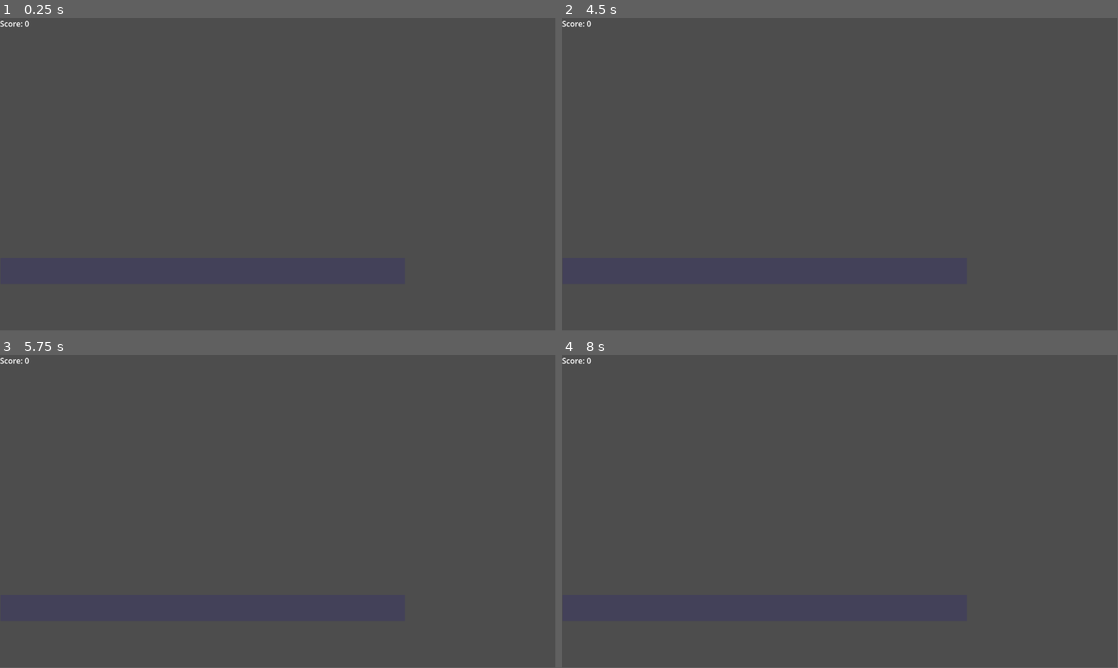
Above: before the commit, frames 1-4 (two rows, left to right).
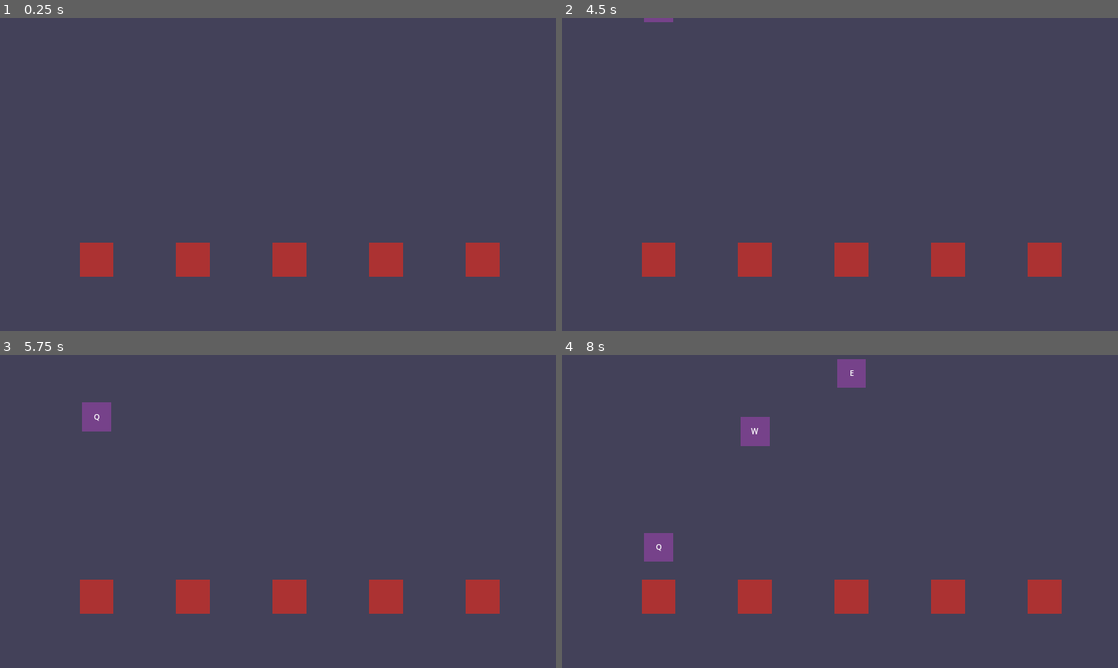
Above: after the commit, the same moments.

Repository: Yuri-amaralsantos/gameRitmo
Game: Godot game, scene res://Scenes/scene_test/scene_test.tscn
Same seed, same stepped clock (60 frames per second), same inputs: the game is played once before the commit and once after it. Before the commit the project starts from res://Scenes/main.tscn.
Inputs:
- Up to frame 1 (0.25 s): no input
- Up to frame 2 (4.5 s): tap Enter at 0.5, 2, 3.5 s; tap Space at 1.25, 2.75, 4.25 s
- Up to frame 3 (5.75 s): no input
- Up to frame 4 (8 s): no input
In our replay, the window is 799x449 before the commit and 800x450 after it. These sizes can differ from the game's own. Grey fills any space a smaller window leaves; there, only what the larger window draws over its background counts as a difference.

The runs differ from the first frame. In frame 1, 3.4% of the frame differs, in the area x 0-90%, y 0-83%; in frame 2, 3.4%; in frame 3, 3.9%; in frame 4, 4.8%.
Error before the commit: Cannot call method 'instantiate' on a null value. (res://Scripts/main.gd:27)

Commit message:
sistema base feito

Diff:
--- /dev/null
+++ b/Autoloads/game_manager.gd
@@ -0,0 +1,6 @@
+extends Node
+
+var note_fall_speed = 120
+
+func note_on_area(area_number: int) -> void:
+	pass
--- /dev/null
+++ b/Autoloads/scene_manager.gd
@@ -0,0 +1,11 @@
+extends Node
+
+
+# Called when the node enters the scene tree for the first time.
+func _ready() -> void:
+	pass # Replace with function body.
+
+
+# Called every frame. 'delta' is the elapsed time since the previous frame.
+func _process(delta: float) -> void:
+	pass
--- /dev/null
+++ b/Autoloads/score_manager.gd
@@ -0,0 +1,11 @@
+extends Node
+
+
+# Called when the node enters the scene tree for the first time.
+func _ready() -> void:
+	pass # Replace with function body.
+
+
+# Called every frame. 'delta' is the elapsed time since the previous frame.
+func _process(delta: float) -> void:
+	pass
--- /dev/null
+++ b/Autoloads/signal_manager.gd
@@ -0,0 +1,11 @@
+extends Node
+
+
+# Called when the node enters the scene tree for the first time.
+func _ready() -> void:
+	pass # Replace with function body.
+
+
+# Called every frame. 'delta' is the elapsed time since the previous frame.
+func _process(delta: float) -> void:
+	pass
--- a/Scenes/main.tscn
+++ b/Scenes/main.tscn
@@ -1,8 +1,9 @@
 [gd_scene load_steps=5 format=3 uid="uid://yuos50rlc781"]
 
 [ext_resource type="Script" path="res://Scripts/main.gd" id="1_gd6wj"]
-[ext_resource type="PackedScene" uid="uid://23hfx5yy3rgk" path="res://Scenes/letter.tscn" id="2_lvdhl"]
+[ext_resource type="PackedScene" path="res://Scenes/letter.tscn" id="2_lvdhl"]
 [ext_resource type="Texture2D" uid="uid://dlh8e7ojcbm1m" path="res://Assets/Background/sprite.jpg" id="3_deukd"]
+
 
 [sub_resource type="RectangleShape2D" id="RectangleShape2D_odbgk"]
 size = Vector2(842.5, 83)
--- /dev/null
+++ b/Scenes/note/note.gd
@@ -0,0 +1,6 @@
+extends Area2D
+
+class_name Note
+
+func _process(delta: float) -> void:
+	position.y += GameManager.note_fall_speed * delta
--- /dev/null
+++ b/Scenes/note/note.tscn
@@ -0,0 +1,26 @@
+[gd_scene load_steps=4 format=3 uid="uid://xdv0ws6i2gxw"]
+
+[ext_resource type="Script" path="res://Scenes/note/note.gd" id="1_xgowx"]
+[ext_resource type="Texture2D" uid="uid://yhtkysiaw6oi" path="res://Assets/note_container/note_sprite_temp.png" id="2_5htrl"]
+
+[sub_resource type="RectangleShape2D" id="RectangleShape2D_ocvah"]
+size = Vector2(60, 60)
+
+[node name="Note" type="Area2D" groups=["note"]]
+script = ExtResource("1_xgowx")
+
+[node name="Note" type="Sprite2D" parent="."]
+texture = ExtResource("2_5htrl")
+
+[node name="CollisionShape2D" type="CollisionShape2D" parent="."]
+shape = SubResource("RectangleShape2D_ocvah")
+
+[node name="Label" type="Label" parent="."]
+anchors_preset = 15
+anchor_right = 1.0
+anchor_bottom = 1.0
+grow_horizontal = 2
+grow_vertical = 2
+size_flags_horizontal = 0
+size_flags_vertical = 8
+text = "[NoteKey]"
--- /dev/null
+++ b/Scenes/note/note_1.tscn
@@ -0,0 +1,8 @@
+[gd_scene load_steps=2 format=3 uid="uid://0hvf3eslwli"]
+
+[ext_resource type="PackedScene" uid="uid://xdv0ws6i2gxw" path="res://Scenes/note/note.tscn" id="1_5arln"]
+
+[node name="Note1" instance=ExtResource("1_5arln")]
+
+[node name="Label" parent="." index="2"]
+text = "Q"
--- /dev/null
+++ b/Scenes/note/note_2.tscn
@@ -0,0 +1,8 @@
+[gd_scene load_steps=2 format=3 uid="uid://bjtk88xtvkqrj"]
+
+[ext_resource type="PackedScene" uid="uid://xdv0ws6i2gxw" path="res://Scenes/note/note.tscn" id="1_rufc6"]
+
+[node name="Note2" instance=ExtResource("1_rufc6")]
+
+[node name="Label" parent="." index="2"]
+text = "W"
--- /dev/null
+++ b/Scenes/note/note_3.tscn
@@ -0,0 +1,8 @@
+[gd_scene load_steps=2 format=3 uid="uid://bpw2jlj4yv53r"]
+
+[ext_resource type="PackedScene" uid="uid://xdv0ws6i2gxw" path="res://Scenes/note/note.tscn" id="1_kefb3"]
+
+[node name="Note3" instance=ExtResource("1_kefb3")]
+
+[node name="Label" parent="." index="2"]
+text = "E"
--- /dev/null
+++ b/Scenes/note/note_4.tscn
@@ -0,0 +1,8 @@
+[gd_scene load_steps=2 format=3 uid="uid://fpbv7phakx60"]
+
+[ext_resource type="PackedScene" uid="uid://xdv0ws6i2gxw" path="res://Scenes/note/note.tscn" id="1_b0ixx"]
+
+[node name="Note4" instance=ExtResource("1_b0ixx")]
+
+[node name="Label" parent="." index="2"]
+text = "R"
--- /dev/null
+++ b/Scenes/note/note_5.tscn
@@ -0,0 +1,8 @@
+[gd_scene load_steps=2 format=3 uid="uid://3xlvrh6ahrc3"]
+
+[ext_resource type="PackedScene" uid="uid://xdv0ws6i2gxw" path="res://Scenes/note/note.tscn" id="1_teumf"]
+
+[node name="Note5" instance=ExtResource("1_teumf")]
+
+[node name="Label" parent="." index="2"]
+text = "T"
--- /dev/null
+++ b/Scenes/note_area/note_area.gd
@@ -0,0 +1,24 @@
+extends Area2D
+
+@export var area_number: int
+
+var is_on_area: bool = false
+var stored_area: Area2D
+
+func _process(delta: float) -> void:
+	on_key_pressed()
+
+func on_key_pressed() -> void:
+	if is_on_area and Input.is_action_just_pressed("KeyNote%s" % area_number):
+		if stored_area != null:
+			stored_area.queue_free()
+
+func _on_area_entered(area: Area2D) -> void:
+	if area.is_in_group("note"):
+		is_on_area = true
+		stored_area = area
+
+func _on_area_exited(area: Area2D) -> void:
+	if area.is_in_group("note"):
+		is_on_area = false
+		stored_area = null
--- /dev/null
+++ b/Scenes/note_area/note_area.tscn
@@ -0,0 +1,19 @@
+[gd_scene load_steps=4 format=3 uid="uid://b572r5ogjp4eh"]
+
+[ext_resource type="Script" path="res://Scenes/note_area/note_area.gd" id="1_r0v7h"]
+[ext_resource type="Texture2D" uid="uid://dryd03p3qd110" path="res://Assets/note_container/note_contaiter_temp.png" id="1_vn4qp"]
+
+[sub_resource type="RectangleShape2D" id="RectangleShape2D_lripu"]
+size = Vector2(70, 50)
+
+[node name="NoteArea" type="Area2D"]
+script = ExtResource("1_r0v7h")
+
+[node name="Sprite2D" type="Sprite2D" parent="."]
+texture = ExtResource("1_vn4qp")
+
+[node name="CollisionShape2D" type="CollisionShape2D" parent="."]
+shape = SubResource("RectangleShape2D_lripu")
+
+[connection signal="area_entered" from="." to="." method="_on_area_entered"]
+[connection signal="area_exited" from="." to="." method="_on_area_exited"]
--- /dev/null
+++ b/Scenes/note_area/note_area_1.tscn
@@ -0,0 +1,6 @@
+[gd_scene load_steps=2 format=3 uid="uid://cyl0odtldacyn"]
+
+[ext_resource type="PackedScene" uid="uid://b572r5ogjp4eh" path="res://Scenes/note_area/note_area.tscn" id="1_2x0qx"]
+
+[node name="NoteArea1" instance=ExtResource("1_2x0qx")]
+area_number = 1
--- /dev/null
+++ b/Scenes/note_area/note_area_2.tscn
@@ -0,0 +1,6 @@
+[gd_scene load_steps=2 format=3 uid="uid://thyr50aoakkw"]
+
+[ext_resource type="PackedScene" uid="uid://b572r5ogjp4eh" path="res://Scenes/note_area/note_area.tscn" id="1_3tt41"]
+
+[node name="NoteArea2" instance=ExtResource("1_3tt41")]
+area_number = 2
--- /dev/null
+++ b/Scenes/note_area/note_area_3.tscn
@@ -0,0 +1,6 @@
+[gd_scene load_steps=2 format=3 uid="uid://cwv8ovfgxrrla"]
+
+[ext_resource type="PackedScene" uid="uid://b572r5ogjp4eh" path="res://Scenes/note_area/note_area.tscn" id="1_b252p"]
+
+[node name="NoteArea3" instance=ExtResource("1_b252p")]
+area_number = 3
--- /dev/null
+++ b/Scenes/note_area/note_area_4.tscn
@@ -0,0 +1,6 @@
+[gd_scene load_steps=2 format=3 uid="uid://duuiglsbmiskm"]
+
+[ext_resource type="PackedScene" uid="uid://b572r5ogjp4eh" path="res://Scenes/note_area/note_area.tscn" id="1_evocb"]
+
+[node name="NoteArea4" instance=ExtResource("1_evocb")]
+area_number = 4
--- /dev/null
+++ b/Scenes/note_area/note_area_5.tscn
@@ -0,0 +1,6 @@
+[gd_scene load_steps=2 format=3 uid="uid://chkwuc7iw28gx"]
+
+[ext_resource type="PackedScene" uid="uid://b572r5ogjp4eh" path="res://Scenes/note_area/note_area.tscn" id="1_f4d4i"]
+
+[node name="NoteArea5" instance=ExtResource("1_f4d4i")]
+area_number = 5
--- /dev/null
+++ b/Scenes/scene_test/scene_test.gd
@@ -0,0 +1,50 @@
+extends Node2D
+
+const NOTE_1: PackedScene = preload("res://Scenes/note/note_1.tscn")
+const NOTE_2: PackedScene = preload("res://Scenes/note/note_2.tscn")
+const NOTE_3: PackedScene = preload("res://Scenes/note/note_3.tscn")
+const NOTE_4: PackedScene = preload("res://Scenes/note/note_4.tscn")
+const NOTE_5: PackedScene = preload("res://Scenes/note/note_5.tscn")
+
+@onready var marker_note_area_1: Marker2D = $NoteSpawnerContainer/MarkerNoteArea1
+@onready var marker_note_area_2: Marker2D = $NoteSpawnerContainer/MarkerNoteArea2
+@onready var marker_note_area_3: Marker2D = $NoteSpawnerContainer/MarkerNoteArea3
+@onready var marker_note_area_4: Marker2D = $NoteSpawnerContainer/MarkerNoteArea4
+@onready var marker_note_area_5: Marker2D = $NoteSpawnerContainer/MarkerNoteArea5
+
+@onready var timer_note_1: Timer = $TimerContainer/TimerNote1
+@onready var timer_note_2: Timer = $TimerContainer/TimerNote2
+@onready var timer_note_3: Timer = $TimerContainer/TimerNote3
+@onready var timer_note_4: Timer = $TimerContainer/TimerNote4
+@onready var timer_note_5: Timer = $TimerContainer/TimerNote5
+
+@onready var note_container: Node2D = $NoteContainer
+
+
+func _ready() -> void:
+	pass # Replace with function body.
+
+func _process(delta: float) -> void:
+	pass
+
+
+func instantiate_new_note(pos: Vector2, note: PackedScene) -> void:
+	var new_note: Note = note.instantiate()
+	new_note.position = pos
+	note_container.add_child(new_note)
+
+
+func _on_timer_note_1_timeout() -> void:
+	instantiate_new_note(marker_note_area_1.position, NOTE_1)
+
+func _on_timer_note_2_timeout() -> void:
+	instantiate_new_note(marker_note_area_2.position, NOTE_2)
+
+func _on_timer_note_3_timeout() -> void:
+	instantiate_new_note(marker_note_area_3.position, NOTE_3)
+
+func _on_timer_note_4_timeout() -> void:
+	instantiate_new_note(marker_note_area_4.position, NOTE_4)
+
+func _on_timer_note_5_timeout() -> void:
+	instantiate_new_note(marker_note_area_5.position, NOTE_5)
--- /dev/null
+++ b/Scenes/scene_test/scene_test.tscn
@@ -0,0 +1,81 @@
+[gd_scene load_steps=8 format=3 uid="uid://b2nnqlso52w8i"]
+
+[ext_resource type="Texture2D" uid="uid://dlh8e7ojcbm1m" path="res://Assets/Background/sprite.jpg" id="1_6824p"]
+[ext_resource type="Script" path="res://Scenes/scene_test/scene_test.gd" id="1_hu4i4"]
+[ext_resource type="PackedScene" uid="uid://cyl0odtldacyn" path="res://Scenes/note_area/note_area_1.tscn" id="3_y0nss"]
+[ext_resource type="PackedScene" uid="uid://thyr50aoakkw" path="res://Scenes/note_area/note_area_2.tscn" id="4_0ycp4"]
+[ext_resource type="PackedScene" uid="uid://cwv8ovfgxrrla" path="res://Scenes/note_area/note_area_3.tscn" id="5_vdb0a"]
+[ext_resource type="PackedScene" uid="uid://duuiglsbmiskm" path="res://Scenes/note_area/note_area_4.tscn" id="6_ikuik"]
+[ext_resource type="PackedScene" uid="uid://chkwuc7iw28gx" path="res://Scenes/note_area/note_area_5.tscn" id="7_62hwe"]
+
+[node name="SceneTest" type="Node2D"]
+script = ExtResource("1_hu4i4")
+
+[node name="BG" type="Sprite2D" parent="."]
+scale = Vector2(36.0313, 20.3438)
+texture = ExtResource("1_6824p")
+centered = false
+
+[node name="NoteAreaContainer" type="Node2D" parent="."]
+
+[node name="NoteArea1" parent="NoteAreaContainer" instance=ExtResource("3_y0nss")]
+position = Vector2(200, 500)
+
+[node name="NoteArea2" parent="NoteAreaContainer" instance=ExtResource("4_0ycp4")]
+position = Vector2(400, 500)
+
+[node name="NoteArea3" parent="NoteAreaContainer" instance=ExtResource("5_vdb0a")]
+position = Vector2(600, 500)
+
+[node name="NoteArea4" parent="NoteAreaContainer" instance=ExtResource("6_ikuik")]
+position = Vector2(800, 500)
+
+[node name="NoteArea5" parent="NoteAreaContainer" instance=ExtResource("7_62hwe")]
+position = Vector2(1000, 500)
+
+[node name="NoteSpawnerContainer" type="Node2D" parent="."]
+
+[node name="MarkerNoteArea1" type="Marker2D" parent="NoteSpawnerContainer"]
+position = Vector2(200, -80)
+
+[node name="MarkerNoteArea2" type="Marker2D" parent="NoteSpawnerContainer"]
+position = Vector2(400, -80)
+
+[node name="MarkerNoteArea3" type="Marker2D" parent="NoteSpawnerContainer"]
+position = Vector2(600, -80)
+
+[node name="MarkerNoteArea4" type="Marker2D" parent="NoteSpawnerContainer"]
+position = Vector2(800, -80)
+
+[node name="MarkerNoteArea5" type="Marker2D" parent="NoteSpawnerContainer"]
+position = Vector2(1000, -80)
+
+[node name="NoteContainer" type="Node2D" parent="."]
+
+[node name="TimerContainer" type="Node2D" parent="."]
+
+[node name="TimerNote1" type="Timer" parent="TimerContainer"]
+wait_time = 4.0
+autostart = true
+
+[node name="TimerNote2" type="Timer" parent="TimerContainer"]
+wait_time = 6.0
+autostart = true
+
+[node name="TimerNote3" type="Timer" parent="TimerContainer"]
+wait_time = 7.0
+autostart = true
+
+[node name="TimerNote4" type="Timer" parent="TimerContainer"]
+wait_time = 8.0
+autostart = true
+
+[node name="TimerNote5" type="Timer" parent="TimerContainer"]
+wait_time = 9.0
+autostart = true
+
+[connection signal="timeout" from="TimerContainer/TimerNote1" to="." method="_on_timer_note_1_timeout"]
+[connection signal="timeout" from="TimerContainer/TimerNote2" to="." method="_on_timer_note_2_timeout"]
+[connection signal="timeout" from="TimerContainer/TimerNote3" to="." method="_on_timer_note_3_timeout"]
+[connection signal="timeout" from="TimerContainer/TimerNote4" to="." method="_on_timer_note_4_timeout"]
+[connection signal="timeout" from="TimerContainer/TimerNote5" to="." method="_on_timer_note_5_timeout"]
--- a/Scripts/letter.gd
+++ b/Scripts/letter.gd
@@ -7,32 +7,32 @@
 var miss_callback = null  # Reference to score function
 
 func _ready():
-    letter_text = $Label.text.to_upper()  # Store the letter text as uppercase
+	letter_text = $Label.text.to_upper()  # Store the letter text as uppercase
 
 func _process(delta):
-    position.y += speed * delta  # Move downwards
-    if position.y > get_viewport_rect().size.y:
-        if miss_callback.is_valid():  # Check if the function is valid before calling
-            miss_callback.call()
-        queue_free()  # Remove when out of screen
+	position.y += speed * delta  # Move downwards
+	if position.y > get_viewport_rect().size.y:
+		if miss_callback.is_valid():  # Check if the function is valid before calling
+			miss_callback.call()
+		queue_free()  # Remove when out of screen
 
 
 
 func _input(event):
-    if event is InputEventKey and event.pressed and inside_hit_zone:
-        var pressed_key = OS.get_keycode_string(event.keycode).to_upper()
-        if pressed_key == letter_text:
-            print("Letter", letter_text, "was hit correctly!")
-            if hit_callback.is_valid():  # Check if function is valid before calling
-                hit_callback.call()
-            queue_free()
+	if event is InputEventKey and event.pressed and inside_hit_zone:
+		var pressed_key = OS.get_keycode_string(event.keycode).to_upper()
+		if pressed_key == letter_text:
+			print("Letter", letter_text, "was hit correctly!")
+			if hit_callback.is_valid():  # Check if function is valid before calling
+				hit_callback.call()
+			queue_free()
 
 
 func _on_area_2d_area_entered(area: Area2D) -> void:
-     if area.is_in_group("hit_zone"):
-        inside_hit_zone = true
+	 if area.is_in_group("hit_zone"):
+		inside_hit_zone = true
 
 
 func _on_area_2d_area_exited(area: Area2D) -> void:
-    if area.is_in_group("hit_zone"):
-        inside_hit_zone = false  # Mark that it's outside the hit zone
+	if area.is_in_group("hit_zone"):
+		inside_hit_zone = false  # Mark that it's outside the hit zone
--- a/Scripts/main.gd
+++ b/Scripts/main.gd
@@ -3,11 +3,11 @@
 @export var letter_scene: PackedScene
 var letters = ["A", "B", "C", "D", "E"]
 var slots = {  # Predefined X positions for each letter
-    "A": 100,
-    "B": 150,
-    "C": 200,
-    "D": 250,
-    "E": 300
+	"A": 100,
+	"B": 150,
+	"C": 200,
+	"D": 250,
+	"E": 300
 }
 var fixed_y = 50  # Initial spawn height (letters always start here)
 var score = 0  # Player's score
@@ -15,30 +15,30 @@
 @onready var score_label = $ScoreLabel  # Reference to a Label for displaying score
 
 func _ready():
-    $Timer.wait_time = 1  # Spawns a new letter every 3 seconds
-    $Timer.start()
-    update_score()
+	$Timer.wait_time = 1  # Spawns a new letter every 3 seconds
+	$Timer.start()
+	update_score()
 
 func _on_timer_timeout():
-    spawn_random_letter()
+	spawn_random_letter()
 
 func spawn_random_letter():
-    var letter = letters.pick_random()  # Pick a random letter
-    var letter_instance = letter_scene.instantiate()
+	var letter = letters.pick_random()  # Pick a random letter
+	var letter_instance = letter_scene.instantiate()
 
-    letter_instance.position = Vector2(slots[letter], fixed_y)  # Spawn in the correct lane
-    letter_instance.get_node("Label").text = letter  # Set letter text
-    letter_instance.hit_callback = Callable(self, "_increase_score")  # Pass as callable
-    letter_instance.miss_callback = Callable(self, "_decrease_score")  # Pass as callable
-    add_child(letter_instance)
+	letter_instance.position = Vector2(slots[letter], fixed_y)  # Spawn in the correct lane
+	letter_instance.get_node("Label").text = letter  # Set letter text
+	letter_instance.hit_callback = Callable(self, "_increase_score")  # Pass as callable
+	letter_instance.miss_callback = Callable(self, "_decrease_score")  # Pass as callable
+	add_child(letter_instance)
 
 func _increase_score():
-    score += 1
-    update_score()
+	score += 1
+	update_score()
 
 func _decrease_score():
-    score -= 1
-    update_score()
+	score -= 1
+	update_score()
 
 func update_score():
-    score_label.text = "Score: " + str(score)
+	score_label.text = "Score: " + str(score)
--- a/project.godot
+++ b/project.godot
@@ -11,12 +11,20 @@
 [application]
 
 config/name="ritmoGame"
-run/main_scene="res://Scenes/main.tscn"
+run/main_scene="res://Scenes/scene_test/scene_test.tscn"
 config/features=PackedStringArray("4.3", "GL Compatibility")
 run/low_processor_mode=true
 
+[autoload]
+
+SignalManager="*res://Autoloads/signal_manager.gd"
+SceneManager="*res://Autoloads/scene_manager.gd"
+ScoreManager="*res://Autoloads/score_manager.gd"
+GameManager="*res://Autoloads/game_manager.gd"
+
 [display]
 
+window/stretch/mode="canvas_items"
 window/vsync/vsync_mode=0
 
 [editor_plugins]
@@ -26,6 +34,7 @@
 [global_group]
 
 hit_zone=""
+note=""
 
 [importer_defaults]
 
@@ -51,9 +60,29 @@
 
 [input]
 
-fire={
+KeyNote1={
 "deadzone": 0.5,
-"events": [Object(InputEventMouseButton,"resource_local_to_scene":false,"resource_name":"","device":-1,"window_id":0,"alt_pressed":false,"shift_pressed":false,"ctrl_pressed":false,"meta_pressed":false,"button_mask":1,"position":Vector2(110, 6),"global_position":Vector2(119, 52),"factor":1.0,"button_index":1,"canceled":false,"pressed":true,"double_click":false,"script":null)
+"events": [Object(InputEventKey,"resource_local_to_scene":false,"resource_name":"","device":-1,"window_id":0,"alt_pressed":false,"shift_pressed":false,"ctrl_pressed":false,"meta_pressed":false,"pressed":false,"keycode":0,"physical_keycode":81,"key_label":0,"unicode":113,"location":0,"echo":false,"script":null)
+]
+}
+KeyNote2={
+"deadzone": 0.5,
+"events": [Object(InputEventKey,"resource_local_to_scene":false,"resource_name":"","device":-1,"window_id":0,"alt_pressed":false,"shift_pressed":false,"ctrl_pressed":false,"meta_pressed":false,"pressed":false,"keycode":0,"physical_keycode":87,"key_label":0,"unicode":119,"location":0,"echo":false,"script":null)
+]
+}
+KeyNote3={
+"deadzone": 0.5,
+"events": [Object(InputEventKey,"resource_local_to_scene":false,"resource_name":"","device":-1,"window_id":0,"alt_pressed":false,"shift_pressed":false,"ctrl_pressed":false,"meta_pressed":false,"pressed":false,"keycode":0,"physical_keycode":69,"key_label":0,"unicode":101,"location":0,"echo":false,"script":null)
+]
+}
+KeyNote4={
+"deadzone": 0.5,
+"events": [Object(InputEventKey,"resource_local_to_scene":false,"resource_name":"","device":-1,"window_id":0,"alt_pressed":false,"shift_pressed":false,"ctrl_pressed":false,"meta_pressed":false,"pressed":false,"keycode":0,"physical_keycode":82,"key_label":0,"unicode":114,"location":0,"echo":false,"script":null)
+]
+}
+KeyNote5={
+"deadzone": 0.5,
+"events": [Object(InputEventKey,"resource_local_to_scene":false,"resource_name":"","device":-1,"window_id":0,"alt_pressed":false,"shift_pressed":false,"ctrl_pressed":false,"meta_pressed":false,"pressed":false,"keycode":0,"physical_keycode":84,"key_label":0,"unicode":116,"location":0,"echo":false,"script":null)
 ]
 }
 
Binary file added: Assets/note_container/note_contaiter_temp.png
Not shown, added: Assets/note_container/note_contaiter_temp.png.import
Binary file added: Assets/note_container/note_sprite_temp.png
Not shown, added: Assets/note_container/note_sprite_temp.png.import
Not shown, added: Scenes/scene_test/sce1BAE.tmp
